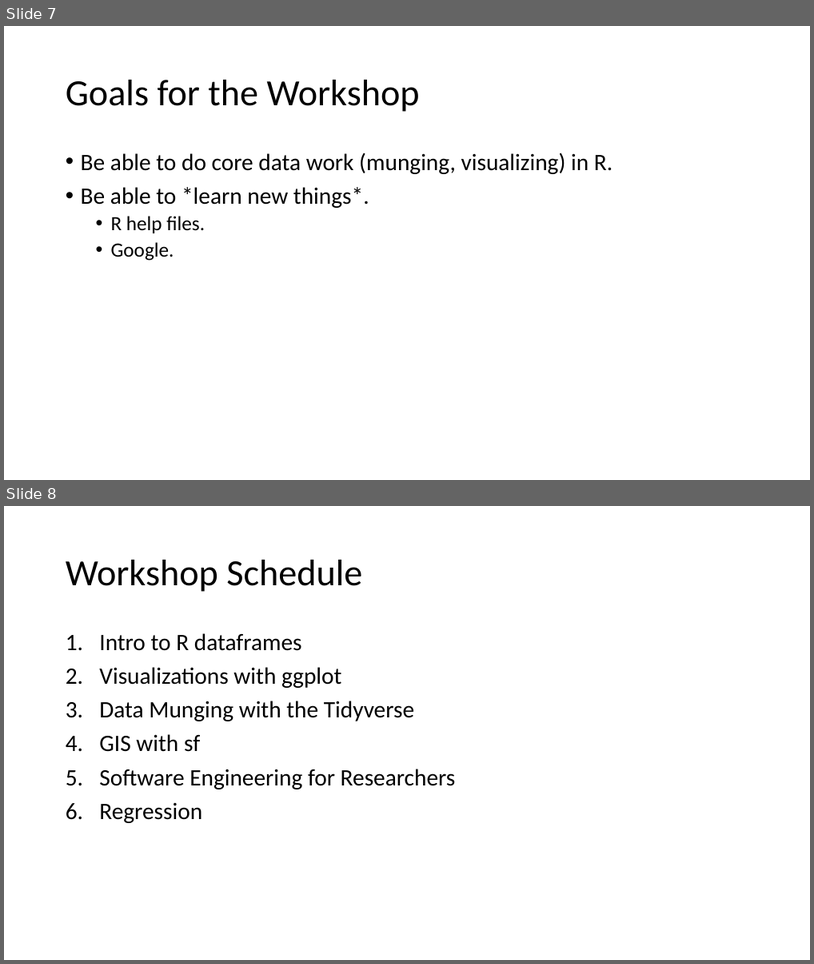
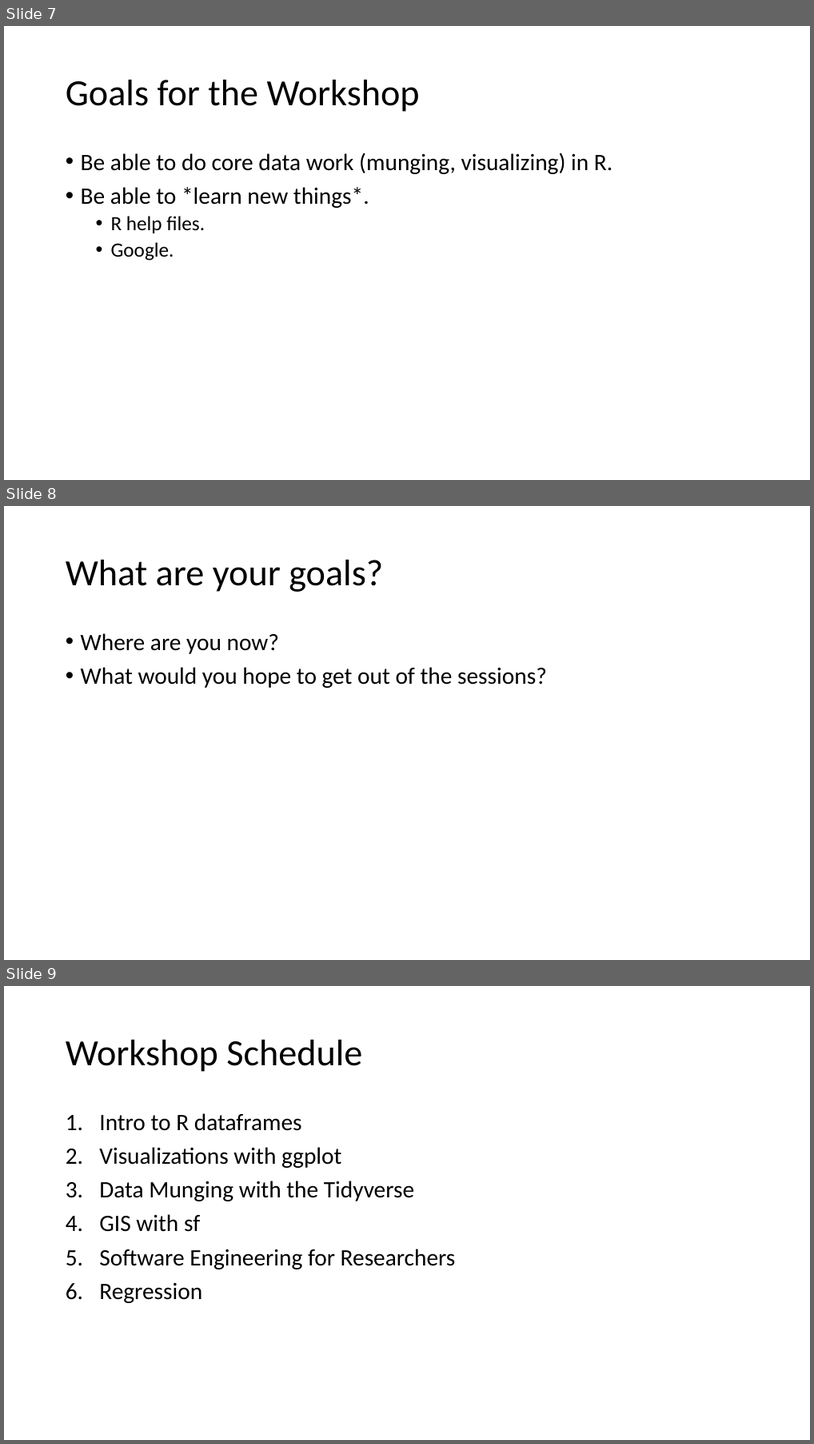
Before and after one commit to jtannen/r-for-datascience, a slide deck: session-1/session-1.pptx. Shown one above the other, each under a label of ours: slides 7 and 8 before the commit, slides 7, 8 and 9 after it. The pictures are 814x964 and 814x1444 pixels, drawn with LibreOffice and Linux fonts; fonts in the diff are those of the drawing. Boxes give left, top, right and bottom in pixels: in the first picture for what was removed or moved away, otherwise in the second. Text is boxed around its words. In the diff, an @@ line names an element or a change of style, - is before the commit and + after.

Commit message:
update ppt

```diff
--- a/session-1/session-1.pptx
+++ b/session-1/session-1.pptx
@@ slide 8 added at [4,506,810,960], background #FFFFFF @@
@@ title added at [66,560,383,592], 44 pt, text #000000 @@
+What are your goals?
@@ text added at [81,633,547,688], 28 pt, text #000000 @@
+• Where are you now?
+• What would you hope to get out of the sessions?
@@ what was slide 8 is now slide 9 @@
```
